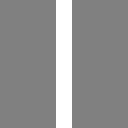
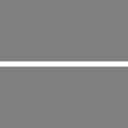
Layer changes from the first 128 × 128 image to the second:
added layer "horiz thin" above "horiz" over [0, 61, 128, 67]
hid "vert" over [56, 0, 72, 128]
